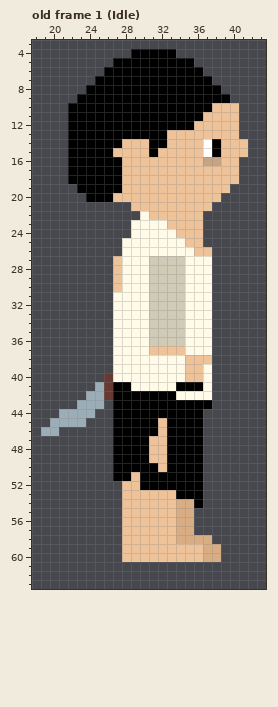
Edited in one commit: pixel-art file (assets/personajes/protagonista.aseprite). Above is the file before it was changed.
64x64 pixels, 10 frames. Shown: old frame 1 (Idle): x 18..43, y 3..63. The commit also changed other frames, which this record leaves out.
Once edited:
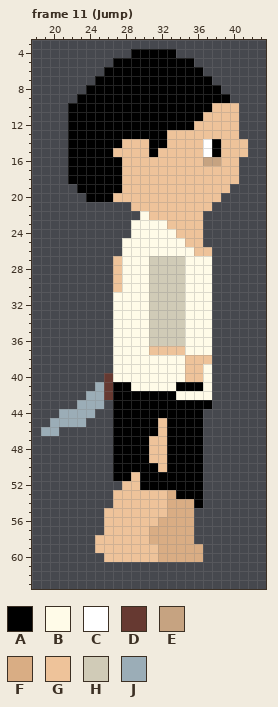
Palette (. is transparent): A #000000  B #fffbe8  C #ffffff  D #663931  E #c6a381  F #d9ad84  G #eec39a  H #d0cbb7  J #9badb7
A new or re-ordered frame is compared with the old frame closest to it.
From the commit log: Acomodo de archivo
Changes in this commit:
{"change": "frames 10 -> 13"}
{"where": "frame 11 (Jump) is new; against old frame 1 (Idle), layer \"Legs\""}
{"frame":11,"y":53,"x":27,"old":".","new":"G"}
{"frame":11,"y":53,"x":33,"old":"G","new":"F"}
{"frame":11,"y":54,"x":27,"old":".","new":"G"}
{"frame":11,"y":54,"x":33,"old":"G","new":"F"}
{"frame":11,"y":55,"x":26,"old":"..","new":"GG"}
{"frame":11,"y":55,"x":33,"old":"G","new":"F"}
{"frame":11,"y":56,"x":26,"old":"..","new":"GG"}
{"frame":11,"y":56,"x":32,"old":"GG","new":"FF"}
{"frame":11,"y":57,"x":26,"old":"..","new":"GG"}
{"frame":11,"y":57,"x":31,"old":"GGG","new":"FFF"}
{"frame":11,"y":58,"x":25,"old":"...","new":"GGG"}
{"frame":11,"y":58,"x":31,"old":"GGG","new":"FFF"}
{"frame":11,"y":58,"x":36,"old":"FF","new":".."}
{"frame":11,"y":59,"x":25,"old":"...","new":"GGG"}
{"frame":11,"y":59,"x":32,"old":"GGGGGFF","new":"FFFFF.."}
{"frame":11,"y":60,"x":26,"old":"..","new":"GG"}
{"frame":11,"y":60,"x":32,"old":"GGGGGFF","new":"FFFFF.."}
{"label":"changed","picture_box":[95,490,221,562]}
